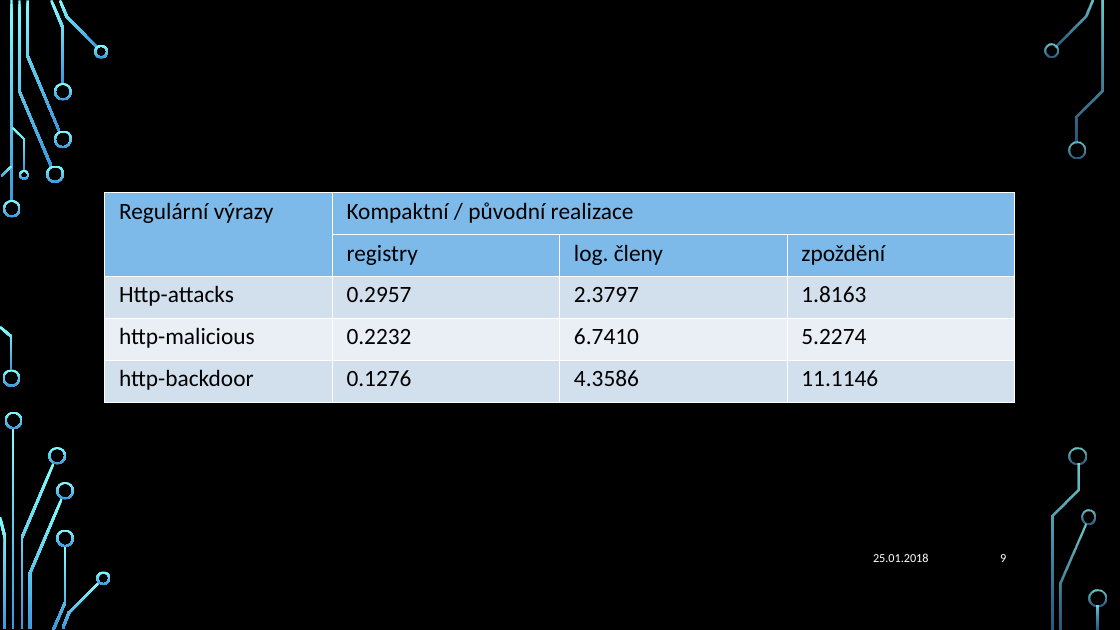
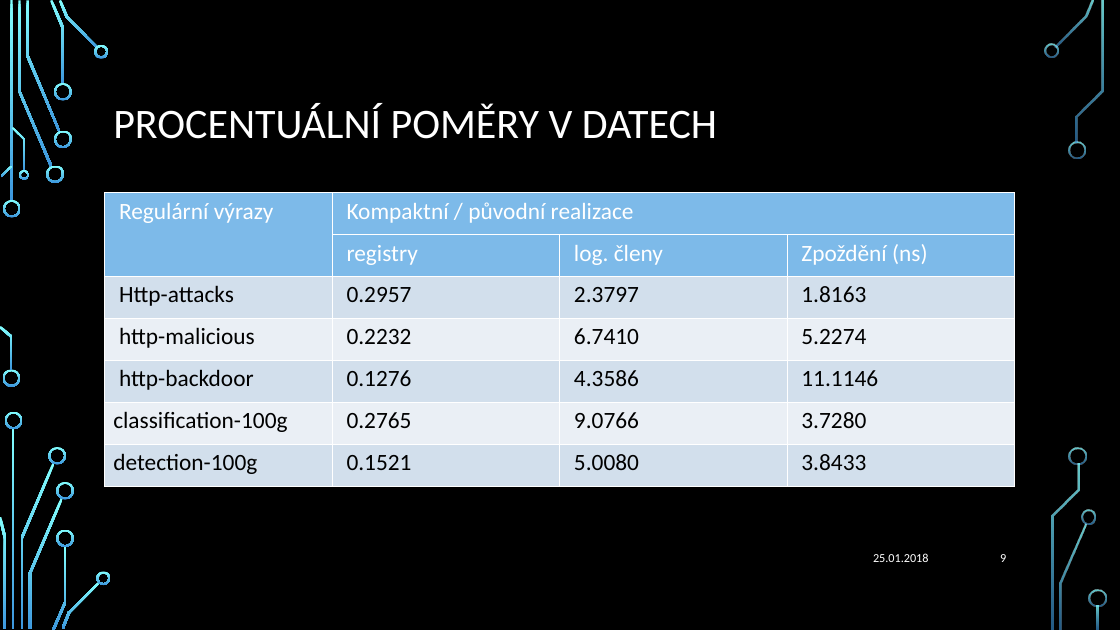
Before and after one commit to MartinDvorak/IP1, a slide deck: slide 9 of IP1.pptx. Drawn at 1120x630 pixels with LibreOffice and Linux fonts; fonts in the diff are those of the drawing; background and template pictures are left out. Boxes give left, top, right and bottom in pixels: in the first picture for what was removed or moved away, otherwise in the second. Text is boxed around its words. In the diff, an @@ line names an element or a change of style, - is before the commit and + after.

```diff
--- a/IP1.pptx
+++ b/IP1.pptx
@@ title "PROCENTUÁLNÍ POMĚRY V DATECH" at (x1=113, y1=103, x2=717, y2=139): text colour #000000 to #FFFFFF @@
@@ table at (x1=105, y1=192, x2=1016, y2=486) @@
-row 2, column 4: zpoždění
+row 2, column 4: Zpoždění (ns)
+row 6: classification-100g | 0.2765 | 9.0766 | 3.7280
+row 7: detection-100g | 0.1521 | 5.0080 | 3.8433
```
Also in this commit, not shown: 10 other slides changed.
